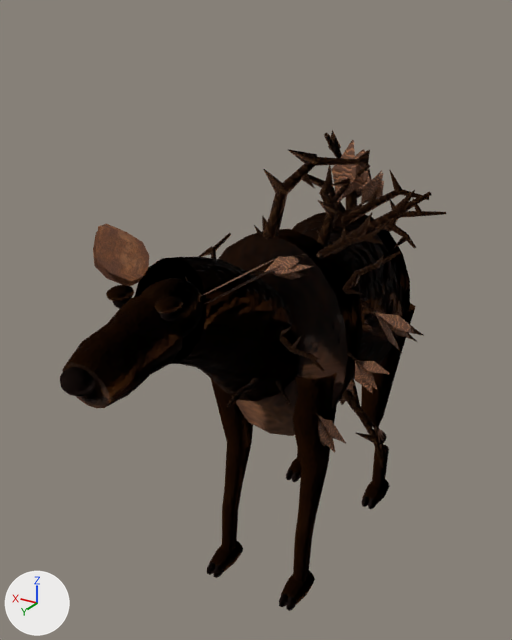
What one commit did to the glTF model godot-client/assets/actors/native/creatures/bramble_stag.glb.
The view is the same before and after, from a camera (50 mm lens) standing at (-1.62, 3.27, 2.99) and looking at (0.11, 0.39, 1.55). The lights are fixed; the arrows at lower left show +X, +Y and +Z. The first picture is the older version. Vertices at exactly the same position are counted once.

Objects in the first picture: 'Bramble Stag'.
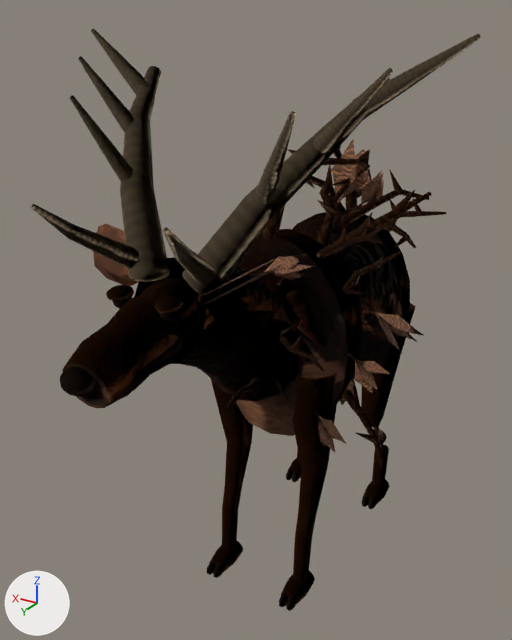
Changed parts and their boxes (x1, y1, x2, y2) in the pictures (512 x 640 px):
'Bramble Stag', reshaped (17% wider, 21% taller)
    before: (60, 130, 446, 611)
    after: (31, 29, 481, 611)
part 1 of me_bramble_stag, added
    after: (31, 29, 481, 362)

The change, as a diff of the scene's bpy script:
```diff
--- a/godot-client/assets/actors/native/creatures/bramble_stag.glb.py
+++ b/godot-client/assets/actors/native/creatures/bramble_stag.glb.py
@@ img_bramble_stag_keratin_base_color @@
+img_bramble_stag_keratin_base_color = load_image('Bramble Stag Keratin Base Color', '_unpacked/Bramble_Stag_Keratin_Base_Color', 160, 160, 'sRGB')
@@ img_bramble_stag_keratin_normal @@
+img_bramble_stag_keratin_normal = load_image('Bramble Stag Keratin Normal', '_unpacked/Bramble_Stag_Keratin_Normal', 160, 160, 'Non-Color')
@@ mat_bramble_stag_keratin @@
+mat_bramble_stag_keratin = bpy.data.materials.new('Bramble Stag Keratin')
+# uses the picture img_bramble_stag_keratin_base_color
+# uses the picture img_bramble_stag_keratin_normal
@@ me_bramble_stag @@
 # used by ob_bramble_stag; location = (0.0, 0.0, 0.0)
-me_bramble_stag.from_pydata(...)  # 3592 vertices, 6062 faces; spans x -0.65..0.67, y -1.07..1.8, z 0.0..2.43
+me_bramble_stag.from_pydata(...)  # 4295 vertices, 7358 faces; spans x -0.91..0.91, y -1.07..1.8, z 0.0..2.93
+# me_bramble_stag part 1: 703 vertices added at x -0.91..0.91, y 0.38..1.6, z 1.32..2.93
 me_bramble_stag.materials.append(mat_bramble_stag_hide)
@@ me_bramble_stag @@
 me_bramble_stag.materials.append(mat_bramble_stag_growth)
+me_bramble_stag.materials.append(mat_bramble_stag_keratin)
```
